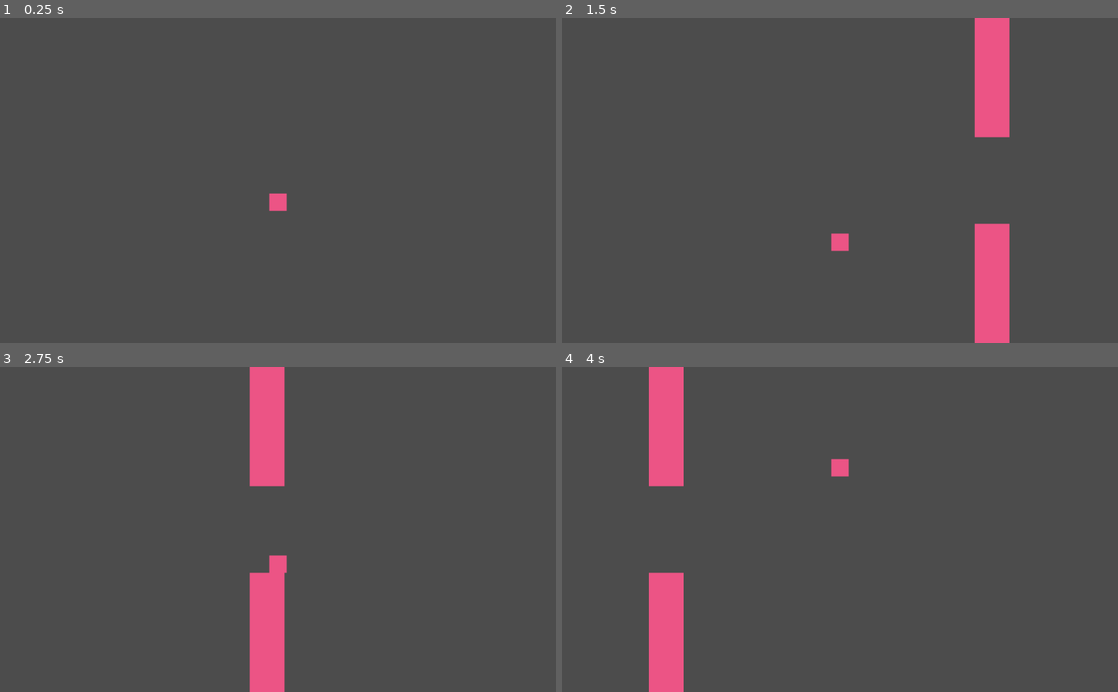
Above: before the commit, frames 1-4 (two rows, left to right).
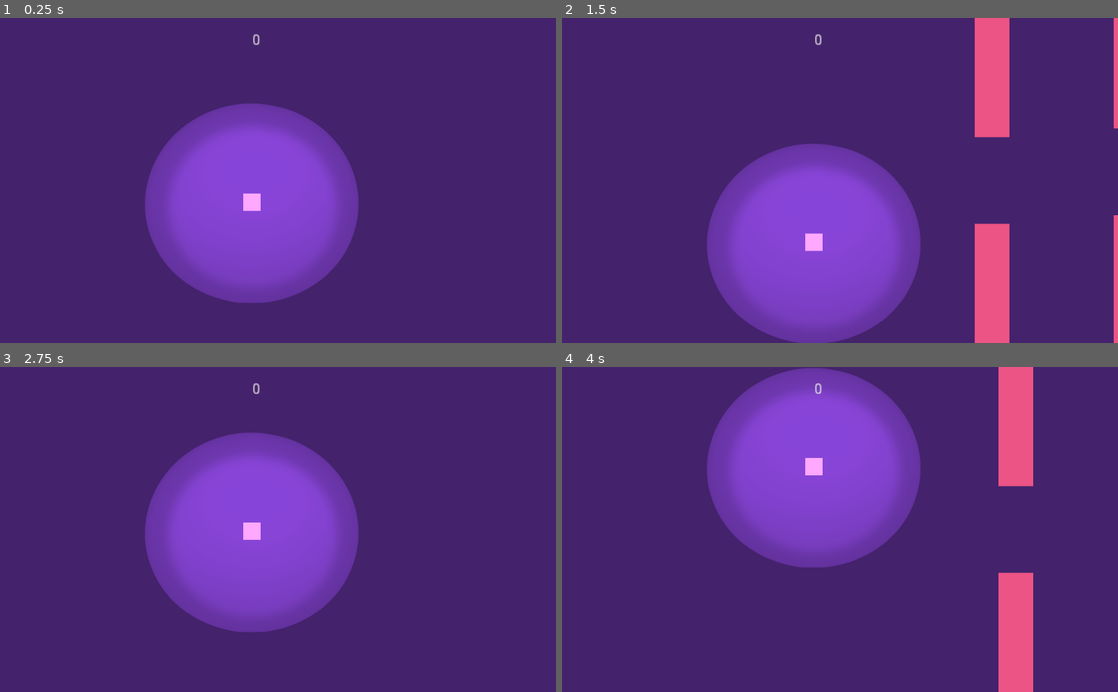
Above: after the commit, the same moments.

Repository: KurtD/Godot-Client-Demo
Game: Godot game, scene res://World.tscn
Two runs of this game, one before a commit and one after it. Both use one fixed random seed, a clock stepped at 60 frames per second and the inputs below.
Inputs:
- Up to frame 1 (0.25 s): no input
- Up to frame 2 (1.5 s): tap Space (FLAP) at 0.77, 1.07 s
- Up to frame 3 (2.75 s): tap Space (FLAP) at 1.52, 1.82 s
- Up to frame 4 (4 s): tap Space (FLAP) at 3.02, 3.32, 3.77 s

The runs differ from the first frame. In frame 1, 100% of the frame differs, in the area x 0-100%, y 0-100%; in frame 2, 95%; in frame 3, 100%; in frame 4, 100%.

Commit message:
Completed game client functionality

Diff:
--- a/Player.gd
+++ b/Player.gd
@@ -6,6 +6,8 @@
 const GRAVITY = 10
 
 var motion = Vector2()
+var Wall = preload("res://Wallnode.tscn")
+var score = 0
 
 # Called when the node enters the scene tree for the first time.
 func _ready():
@@ -26,3 +28,23 @@
 		motion.y = -FLAP
 
 	motion = move_and_slide(motion, UP)
+
+	get_parent().get_parent().get_node("CanvasLayer/RichTextLabel").text = str(score)
+
+func Wall_reset():
+	var Wall_instance = Wall.instance()
+	Wall_instance.position = Vector2(400,rand_range(-60,60))
+	get_parent().call_deferred("add_child",Wall_instance)
+
+func _on_Resetter_body_entered(body):
+		if body.name == "Walls":
+			body.queue_free()
+			Wall_reset()
+
+func _on_Detect_area_entered(area):
+	if area.name == "PointArea":
+		score = score + 1
+
+func _on_Detect_body_entered(body):
+	if body.name == "Walls":
+		get_tree().reload_current_scene()
--- a/Wallnode.tscn
+++ b/Wallnode.tscn
@@ -7,7 +7,7 @@
 extents = Vector2( 16, 160 )
 
 [sub_resource type="OccluderPolygon2D" id=2]
-polygon = PoolVector2Array( -16, -360, -16, -39, 16, -39, 16, -359, -16, -360 )
+polygon = PoolVector2Array( -16, -360, -16, -40, 16, -40, 16, -360, -16, -360 )
 
 [sub_resource type="RectangleShape2D" id=3]
 extents = Vector2( 10, 40 )
--- a/World.tscn
+++ b/World.tscn
@@ -1,8 +1,9 @@
-[gd_scene load_steps=6 format=2]
+[gd_scene load_steps=8 format=2]
 
 [ext_resource path="res://pink-square.jpg" type="Texture" id=1]
 [ext_resource path="res://Player.gd" type="Script" id=2]
 [ext_resource path="res://Wallnode.tscn" type="PackedScene" id=3]
+[ext_resource path="res://light.png" type="Texture" id=4]
 
 [sub_resource type="RectangleShape2D" id=1]
 extents = Vector2( 8, 8 )
@@ -10,23 +11,55 @@
 [sub_resource type="RectangleShape2D" id=2]
 extents = Vector2( 9, 9 )
 
+[sub_resource type="RectangleShape2D" id=3]
+extents = Vector2( 10, 140 )
+
 [node name="World" type="Node2D"]
 
+[node name="CanvasLayer" type="CanvasLayer" parent="."]
+follow_viewport_enable = true
+
+[node name="RichTextLabel" type="RichTextLabel" parent="CanvasLayer"]
+margin_left = -24.0
+margin_top = -136.0
+margin_right = 24.0
+margin_bottom = -112.0
+
 [node name="PlayerNode" type="Node2D" parent="."]
+position = Vector2( -12, 0 )
 
 [node name="Player" type="KinematicBody2D" parent="PlayerNode"]
 script = ExtResource( 2 )
+__meta__ = {
+"_edit_lock_": true
+}
 
 [node name="CollisionShape2D" type="CollisionShape2D" parent="PlayerNode/Player"]
+position = Vector2( -12, 0 )
 shape = SubResource( 1 )
 
 [node name="Sprite" type="Sprite" parent="PlayerNode/Player"]
+position = Vector2( -12, 0 )
 texture = ExtResource( 1 )
 
 [node name="Detect" type="Area2D" parent="PlayerNode/Player"]
+position = Vector2( -12, 0 )
 
 [node name="CollisionShape2D" type="CollisionShape2D" parent="PlayerNode/Player/Detect"]
 shape = SubResource( 2 )
+
+[node name="Resetter" type="Area2D" parent="PlayerNode/Player"]
+position = Vector2( -12, 0 )
+
+[node name="CollisionShape2D" type="CollisionShape2D" parent="PlayerNode/Player/Resetter"]
+position = Vector2( -310, 4 )
+shape = SubResource( 3 )
+
+[node name="Light2D" type="Light2D" parent="PlayerNode/Player"]
+position = Vector2( -12, 0 )
+texture = ExtResource( 4 )
+texture_scale = 0.25
+shadow_enabled = true
 
 [node name="Wallnode" parent="." instance=ExtResource( 3 )]
 position = Vector2( 320, 0 )
@@ -34,6 +67,41 @@
 "_edit_group_": true
 }
 
+[node name="Wallnode2" parent="." instance=ExtResource( 3 )]
+position = Vector2( 448, -8 )
+__meta__ = {
+"_edit_group_": true
+}
+
+[node name="Wallnode3" parent="." instance=ExtResource( 3 )]
+position = Vector2( 576, 4 )
+__meta__ = {
+"_edit_group_": true
+}
+
+[node name="Wallnode4" parent="." instance=ExtResource( 3 )]
+position = Vector2( 704, 0 )
+__meta__ = {
+"_edit_group_": true
+}
+
+[node name="Wallnode5" parent="." instance=ExtResource( 3 )]
+position = Vector2( 832, -8 )
+__meta__ = {
+"_edit_group_": true
+}
+
 [node name="Camera2D" type="Camera2D" parent="."]
 current = true
 zoom = Vector2( 0.5, 0.5 )
+
+[node name="Sprite" type="Sprite" parent="."]
+modulate = Color( 0.286275, 0.403922, 0.815686, 1 )
+position = Vector2( 0, -40 )
+scale = Vector2( 200, 200 )
+z_index = -5
+texture = ExtResource( 1 )
+
+[connection signal="area_entered" from="PlayerNode/Player/Detect" to="PlayerNode/Player" method="_on_Detect_area_entered"]
+[connection signal="body_entered" from="PlayerNode/Player/Detect" to="PlayerNode/Player" method="_on_Detect_body_entered"]
+[connection signal="body_entered" from="PlayerNode/Player/Resetter" to="PlayerNode/Player" method="_on_Resetter_body_entered"]
Binary file added: light.png
Not shown, added: light.png.import
